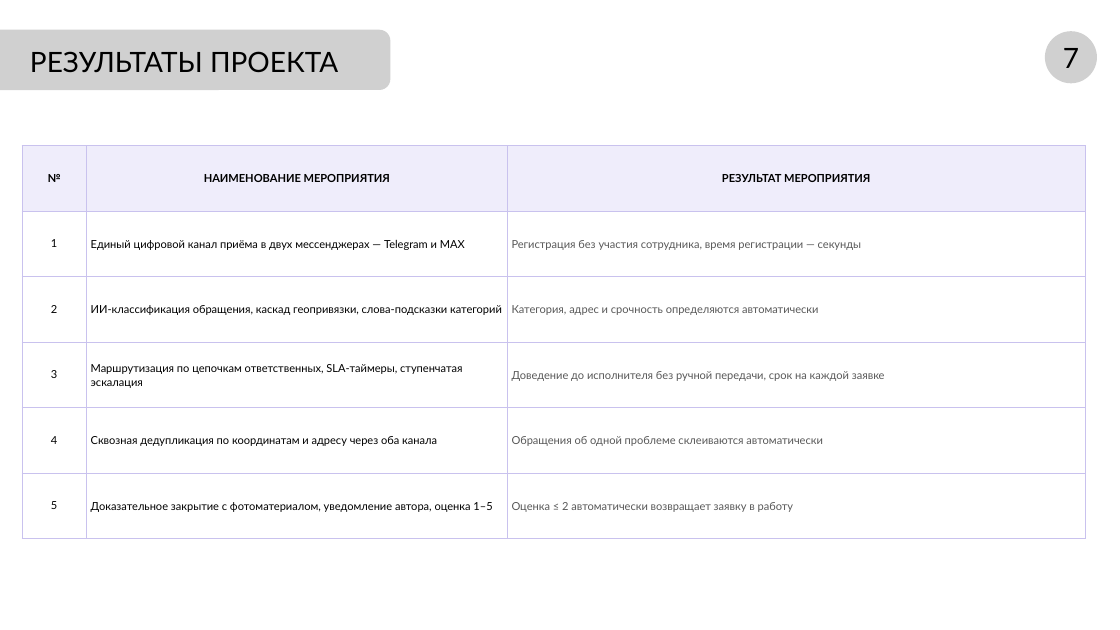
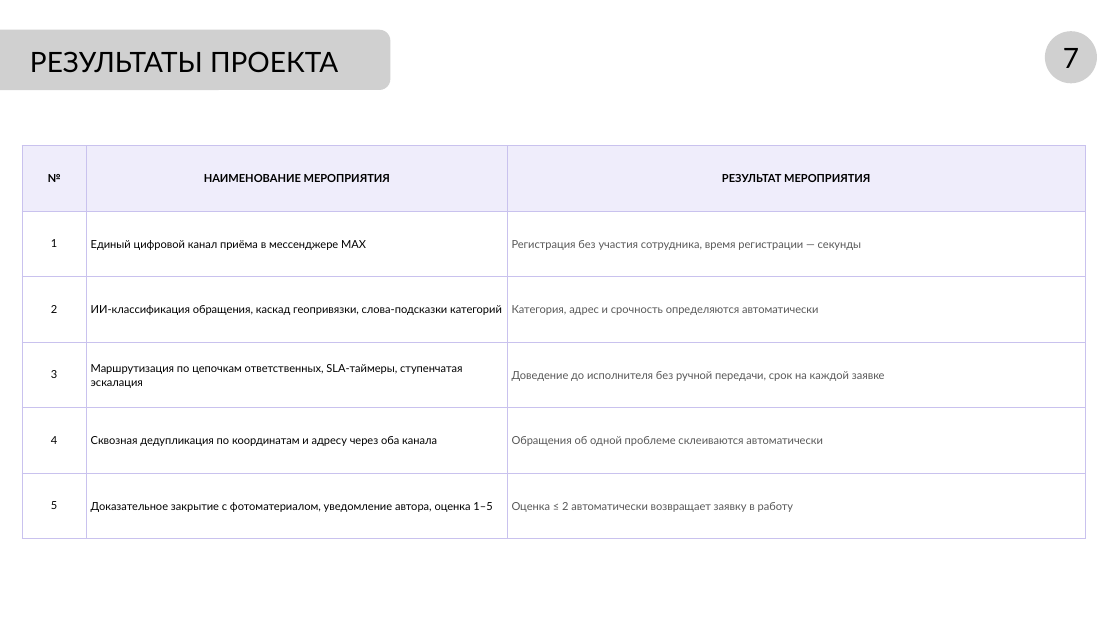
Before and after one commit to NiceGenn/Team-28-progress, a slide deck: slide 7 of файлы/prezentaciya-chernovik.pptx. Drawn at 1120x630 pixels with LibreOffice and Linux fonts; fonts in the diff are those of the drawing; grey boxes stand for pictures. Boxes give left, top, right and bottom in pixels: in the first picture for what was removed or moved away, otherwise in the second. Text is boxed around its words. In the diff, an @@ line names an element or a change of style, - is before the commit and + after.

```diff
--- a/файлы/prezentaciya-chernovik.pptx
+++ b/файлы/prezentaciya-chernovik.pptx
@@ table at (22,145,1086,539) @@
-row 2, column 2: Единый цифровой канал приёма в двух мессенджерах — Telegram и MAX
+row 2, column 2: Единый цифровой канал приёма в мессенджере MAX
```
Also in this commit, not shown: 3 other slides changed, 12 other files.
